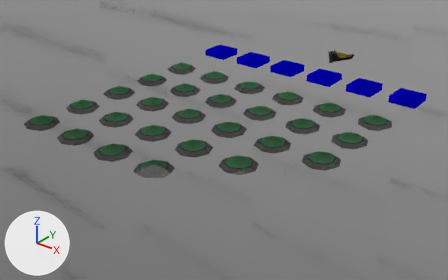
The Blender file assets/loadmodels/data/invaders.blend as it was, and as the next commit left it.
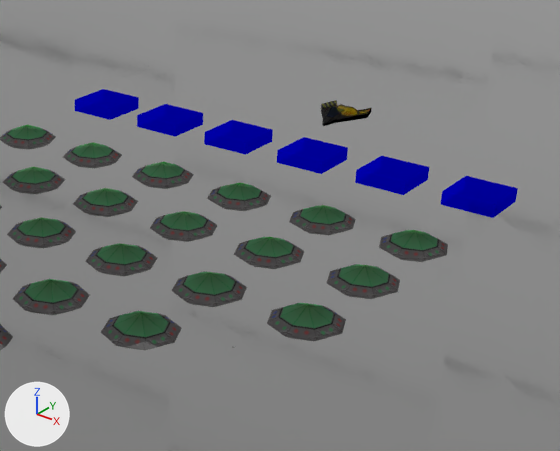
Each version appears first from a camera (50 mm lens) standing at (14.1, -20.7, 9.8) and looking at (-1.8, -0.8, -2.6), and next in a close-up on the part from 38% to 100% of the width and 0% to 81% of the height. Lighting does not change. The marker at lower left points along +X, +Y and +Z. Everything nearer to the camera than a plane just in front of the edit is cut away.

In view in the first close-up: 'block2', 'block3', 'block4', 'block5', 'block6', 'invader11', 'invader12', 'invader16', 'invader17', 'invader18', 'invader22', 'invader23', 'space', 'space.001'.
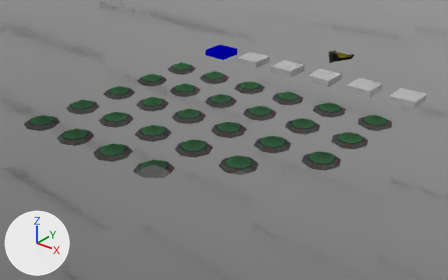
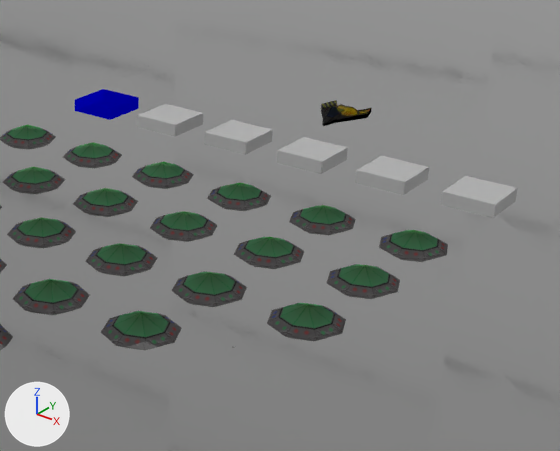
Pixel boxes [x1, y1, x2, y2] of what changed, in the close-ups (560 x 451 px):
```json
{"object": "block6", "change": "recoloured", "before": [441, 176, 518, 218], "after": [441, 176, 518, 218], "on screen": "blue to grey"}
{"object": "block5", "change": "recoloured", "before": [355, 156, 429, 195], "after": [355, 156, 429, 195], "on screen": "blue to grey"}
{"object": "block4", "change": "recoloured", "before": [277, 137, 348, 174], "after": [277, 137, 348, 174], "on screen": "blue to grey"}
{"object": "block3", "change": "recoloured", "before": [204, 120, 273, 155], "after": [204, 120, 273, 155], "on screen": "blue to grey"}
{"object": "block2", "change": "recoloured", "before": [137, 104, 203, 137], "after": [137, 104, 203, 137], "on screen": "blue to grey"}
```

The change, as JSON lines over the scene's bpy script:
```json
{"block": "me_cube1_002", "where": "me_cube1_002.from_pydata(...)  # 8 vertices, 12 faces; spans x -0.577..0.577, y -0.148..0.148, z -0.577..0.577"}
{"op": "remove", "block": "me_cube1_002", "code": "me_cube1_002.materials.append(mat_block_default_001)  # blue #0000ff"}
{"block": "me_cube1_003", "where": "me_cube1_003.from_pydata(...)  # 8 vertices, 12 faces; spans x -0.577..0.577, y -0.148..0.148, z -0.577..0.577"}
{"op": "remove", "block": "me_cube1_003", "code": "me_cube1_003.materials.append(mat_block_default_002)  # blue #0000ff"}
{"block": "me_cube1_004", "where": "me_cube1_004.from_pydata(...)  # 8 vertices, 12 faces; spans x -0.577..0.577, y -0.148..0.148, z -0.577..0.577"}
{"op": "remove", "block": "me_cube1_004", "code": "me_cube1_004.materials.append(mat_block_default_003)  # blue #0000ff"}
{"block": "me_cube1_005", "where": "me_cube1_005.from_pydata(...)  # 8 vertices, 12 faces; spans x -0.577..0.577, y -0.148..0.148, z -0.577..0.577"}
{"op": "remove", "block": "me_cube1_005", "code": "me_cube1_005.materials.append(mat_block_default_004)  # blue #0000ff"}
{"block": "me_cube1_006", "where": "me_cube1_006.from_pydata(...)  # 8 vertices, 12 faces; spans x -0.577..0.577, y -0.148..0.148, z -0.577..0.577"}
{"op": "remove", "block": "me_cube1_006", "code": "me_cube1_006.materials.append(mat_block_default_005)  # blue #0000ff"}
```
